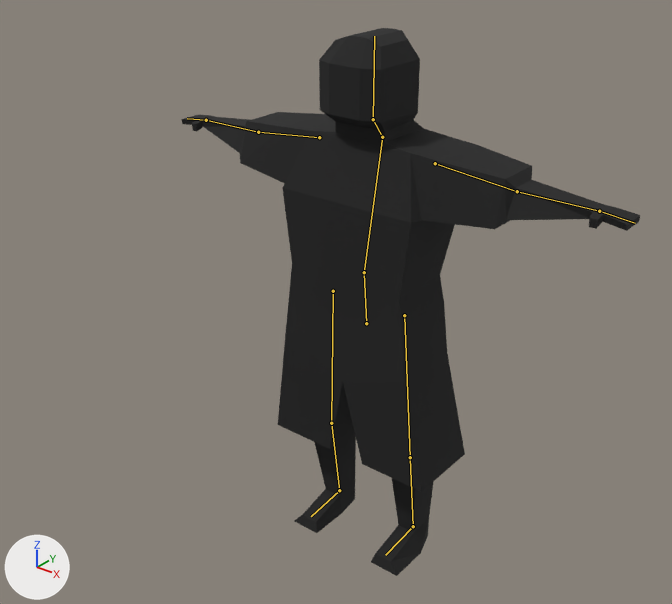
The Blender file Assets/Art/3d/Ninja.blend: old version first, new version second.
One viewpoint serves both versions: a 50 mm lens placed at (11.57, -13.19, 12.97), pointed at (0.44, 0.73, 4.34). The lights are fixed; the arrows at lower left show +X, +Y and +Z. The bones that bend it are drawn over the model as lines.
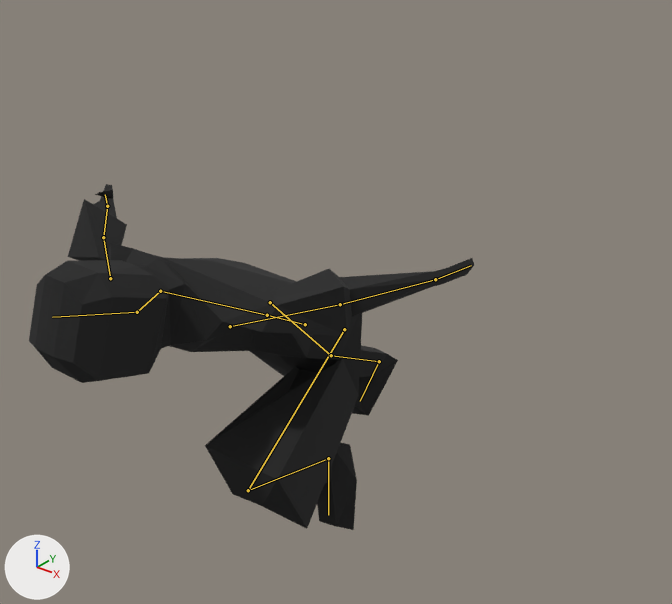
The newer file adds an action. The first version stands in its rest pose; the second is drawn at frame 8 of the action 'Run'.

The change in detail:
Bone 'Hips' (bone_hips) moves from (0.0, 0.0, 0.0) to (0.0, 1.06, 2.11).
Bone 'Hips' (bone_hips) turns from (0, 0, 0) to (55, 0, 0) degrees about its own x, y and z.
Bone 'Chest' (bone_chest) turns from (0, 0, 0) to (17, 0, 0) degrees about its own x, y and z.
Bone 'ArmLUpper' (bone_armlupper) turns from (0, 0, 0) to (49, 155, 52) degrees about its own x, y and z.
Bone 'ArmLFore' (bone_armlfore) turns from (0, 0, 0) to (-25, -63, 24) degrees about its own x, y and z.
Bone 'ArmRUpper' (bone_armrupper) turns from (0, 0, 0) to (25, 180, -16) degrees about its own x, y and z.
Bone 'LegLUpper' (bone_leglupper) moves from (0.0, 0.0, 0.0) to (2.17, -0.63, 0.02).
Bone 'LegLUpper' (bone_leglupper) turns from (0, 0, 0) to (4, -5, -63) degrees about its own x, y and z.
Bone 'LegLShin' (bone_leglshin) turns from (0, 0, 0) to (-5, -12, -132) degrees about its own x, y and z.
Bone 'LegRUpper' (bone_legrupper) moves from (0.0, 0.0, 0.0) to (-0.13, -0.63, -2.17).
Bone 'LegRUpper' (bone_legrupper) turns from (0, 0, 0) to (43, -1, 4) degrees about its own x, y and z.
Bone 'LegRShin' (bone_legrshin) turns from (0, 0, 0) to (13, 11, 0) degrees about its own x, y and z.
Bone 'LegRFoot' (bone_legrfoot) turns from (0, 0, 0) to (-11, 23, -18) degrees about its own x, y and z.

What differs and where, as boxes [x1, y1, x2, y2] in the pictures (672 x 604 px):
'Cube', posed (37% shorter): before [181, 28, 640, 576]; after [29, 184, 474, 530]
bone 'Hips', root to tip: before (366, 323) to (364, 272); after (305, 324) to (267, 315)
bone 'Chest', root to tip: before (364, 272) to (382, 137); after (267, 315) to (160, 291)
bone 'ArmLUpper', root to tip: before (435, 163) to (517, 191); after (230, 326) to (340, 304)
bone 'ArmLFore', root to tip: before (517, 191) to (599, 211); after (340, 304) to (435, 279)
bone 'ArmRUpper', root to tip: before (319, 137) to (258, 132); after (110, 278) to (103, 237)
bone 'LegLUpper', root to tip: before (404, 315) to (410, 457); after (344, 329) to (248, 490)
bone 'LegLShin', root to tip: before (410, 457) to (413, 526); after (248, 490) to (328, 458)
bone 'LegRUpper', root to tip: before (333, 291) to (331, 423); after (270, 302) to (331, 355)
bone 'LegRShin', root to tip: before (331, 423) to (339, 490); after (331, 355) to (379, 361)
bone 'LegRFoot', root to tip: before (339, 490) to (311, 516); after (379, 361) to (360, 401)
